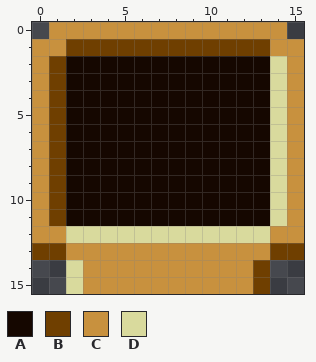
One commit to this pixel-art sprite: data/base/gfx/game/sheet/object/item/game/snake.png. The first picture shows the starting point.
The file is 16x16 pixels.
Palette (. is transparent): A #150700  B #6f3f00  C #c8913e  D #d9da9d
Pixels before, first column x 0:
 0 .CCCCCCCCCCCCCC.
 1 CCBBBBBBBBBBBBCC
 2 CBAAAAAAAAAAAADC
 3 CBAAAAAAAAAAAADC
 4 CBAAAAAAAAAAAADC
 5 CBAAAAAAAAAAAADC
 6 CBAAAAAAAAAAAADC
 7 CBAAAAAAAAAAAADC
 8 CBAAAAAAAAAAAADC
 9 CBAAAAAAAAAAAADC
10 CBAAAAAAAAAAAADC
11 CBAAAAAAAAAAAADC
12 CCDDDDDDDDDDDDCC
13 BBCCCCCCCCCCCCBB
14 ..DCCCCCCCCCCB..
15 ..DCCCCCCCCCCB..
Now the later version:
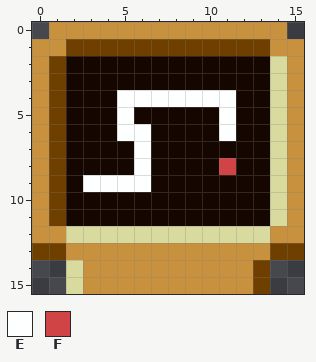
Colours new in this view: E #feffff  F #d14446
Edits made:
Changed rows in their new state; - is an unchanged pixel.
first column x 3:
 4 --EEEEEEE
 5 --E-----E
 6 --EE----E
 7 ---E-----
 8 ---E----F
 9 EEEE-----
Changed places in both pictures, as pixel boxes (x1, y1, x2, y2):
changed: (83, 90, 236, 192)
